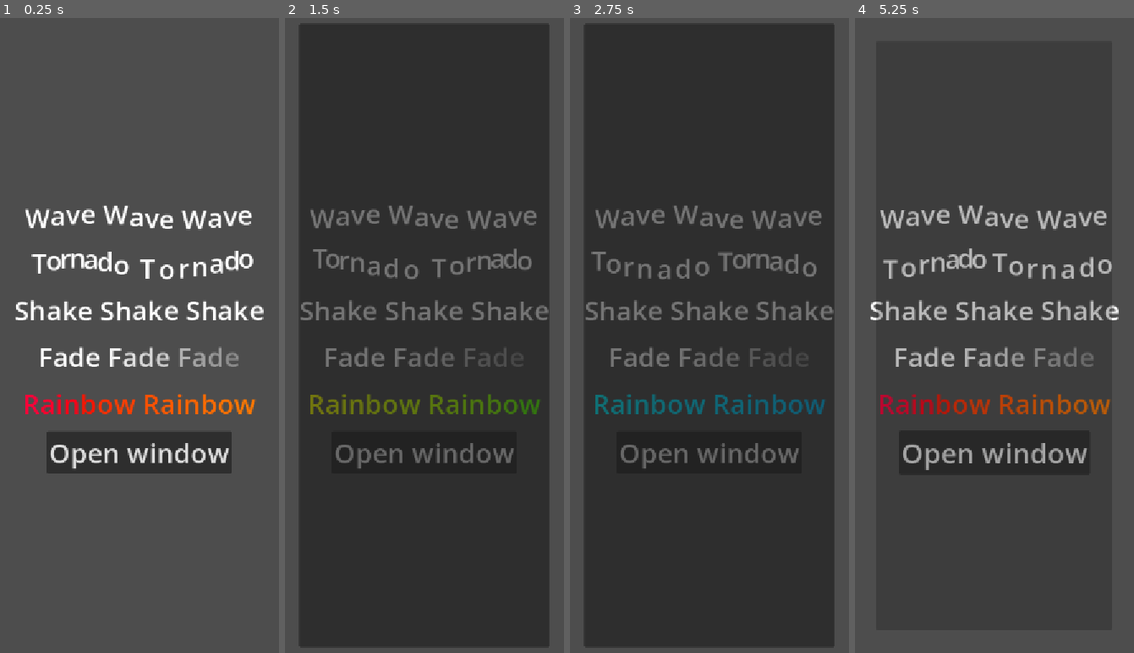
Above: before the commit, frames 1-4 (left to right).
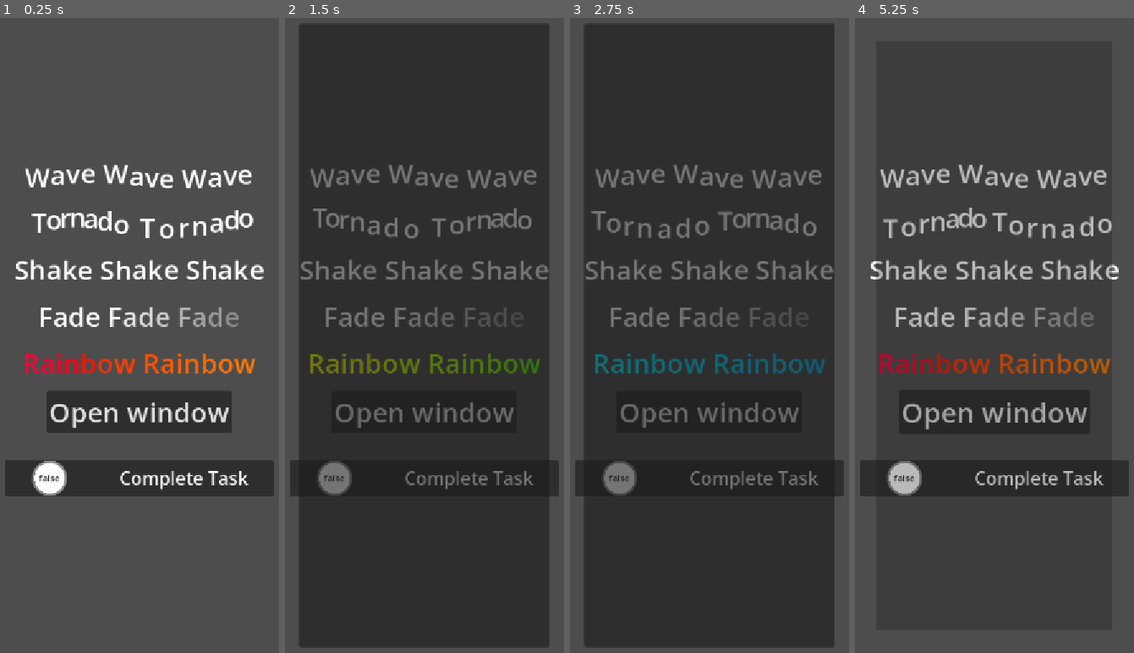
Above: after the commit, the same moments.

Repository: TimDev7/Godot-CoreTemplate
Game: Godot game, scene res://Template/UI/ui_test.tscn
Two runs of this game, one before a commit and one after it. Both use one fixed random seed, a clock stepped at 60 frames per second and the inputs below. This scene is started directly instead of the project's main scene.
Inputs (mouse positions are in pixels of both pictures, inside the frame that each line leads up to):
- Up to frame 1 (0.25 s): no input
- Up to frame 2 (1.5 s): click "Open window" at 0.5 s; click "Open window" (after the commit: "false") at 1.25 s
- Up to frame 3 (2.75 s): click "Open window" at 2 s
- Up to frame 4 (5.25 s): click "Open window" (after the commit: "false") at 2.75 s; click "Open window" at 3.5 s; click "Open window" (after the commit: "false") at 4.25 s; tap Enter at 5 s; move the mouse to (1061, 303) at 5.02 s; hold Shift from 5.03 s (still down); click (1061, 303) at 5.17 s

The runs differ from the first frame. In frame 1, 19% of the frame differs, in the area x 1-99%, y 23-76%; in frame 2, 9.8%; in frame 3, 9.8%; in frame 4, 12%.

Commit message:
feat(ui): create juicy ui nodes folder and juicy checkbox node

Diff:
--- a/Template/UI/rich_text_effects/wave_effect.gd
+++ /dev/null
@@ -1,4 +0,0 @@
-extends RichTextEffect
-
-
-var bbcode = "wave"
--- /dev/null
+++ b/Template/UI/scenes/juicy_checkbox.gd
@@ -0,0 +1,63 @@
+@tool
+extends MarginContainer
+class_name JuicyCheckbox
+
+## DO NOT INTERACT WITH CHILDREN.
+## USE PROPERTIES TO ACCESS WITH THEM FROM THIS CLASS INSTEAD
+
+@onready var label: Label = %Label
+@onready var h_box_container: HBoxContainer = %HBoxContainer
+@onready var button: TextureButton = %Button
+@onready var debug_label: Label = %DebugLabel
+
+@export var text:String:
+	set(value):
+		text = value
+		call_deferred("_update_ui")
+
+@export var font_size:int:
+	set(value):
+		font_size = value
+		call_deferred("_update_ui")
+
+
+@export var h_separation: int:
+	set(value):
+		h_separation = value
+		call_deferred("_update_ui")
+
+
+@export_category("Button")
+@export var disabled:bool:
+	set(value):
+		disabled = value
+		call_deferred("_update_ui")
+
+
+@export var button_pressed:bool:
+	set(value):
+		button_pressed = value
+		call_deferred("_update_ui")
+
+
+func _update_ui() -> void:
+	if not is_inside_tree(): return
+	if not label:
+		label = %Label
+	if not h_box_container:
+		h_box_container = %HBoxContainer
+	if not button:
+		button = %Button
+	if not debug_label:
+		debug_label = %DebugLabel
+	label.text = text
+	label.add_theme_font_size_override("font_size",font_size)
+	h_box_container.add_theme_constant_override("separation",h_separation)
+	button.disabled = disabled
+	debug_label.text = str(button_pressed)
+
+
+func _on_button_toggled(toggled_on: bool) -> void:
+	if button_pressed == toggled_on:
+		return
+	button_pressed = toggled_on
--- /dev/null
+++ b/Template/UI/scenes/juicy_checkbox.tscn
@@ -0,0 +1,69 @@
+[gd_scene format=3 uid="uid://byisttmte7h8w"]
+
+[ext_resource type="Script" uid="uid://ujvp75by55p1" path="res://Template/UI/scenes/juicy_checkbox.gd" id="1_v24pl"]
+[ext_resource type="PackedScene" uid="uid://cxlr8nmotfbdk" path="res://Template/UI/scenes/juicy_component.tscn" id="2_artvg"]
+
+[sub_resource type="Gradient" id="Gradient_ejhh4"]
+interpolation_mode = 1
+offsets = PackedFloat32Array(0, 0.86885244, 1)
+colors = PackedColorArray(1, 1, 1, 1, 1, 1, 1, 0.42745098, 1, 1, 1, 0)
+
+[sub_resource type="GradientTexture2D" id="GradientTexture2D_artvg"]
+gradient = SubResource("Gradient_ejhh4")
+fill = 1
+fill_from = Vector2(0.5, 0.5)
+fill_to = Vector2(0.8504273, 0.8504273)
+
+[node name="JuicyCheckBox" type="MarginContainer" unique_id=657693057]
+offset_right = 540.0
+offset_bottom = 64.0
+theme_override_constants/margin_left = 32
+theme_override_constants/margin_top = 32
+theme_override_constants/margin_right = 32
+theme_override_constants/margin_bottom = 32
+script = ExtResource("1_v24pl")
+text = "Complete Task"
+font_size = 32
+
+[node name="PanelContainer" type="PanelContainer" parent="." unique_id=511620944]
+layout_mode = 2
+
+[node name="HBoxContainer" type="HBoxContainer" parent="PanelContainer" unique_id=1785402360]
+unique_name_in_owner = true
+layout_mode = 2
+theme_override_constants/separation = 0
+alignment = 1
+
+[node name="Button" type="TextureButton" parent="PanelContainer/HBoxContainer" unique_id=2077620511]
+unique_name_in_owner = true
+layout_mode = 2
+size_flags_horizontal = 3
+size_flags_stretch_ratio = 0.5
+toggle_mode = true
+texture_normal = SubResource("GradientTexture2D_artvg")
+stretch_mode = 5
+
+[node name="JuicyComponent" parent="PanelContainer/HBoxContainer/Button" unique_id=437082904 instance=ExtResource("2_artvg")]
+
+[node name="DebugLabel" type="Label" parent="PanelContainer/HBoxContainer/Button" unique_id=1351479573]
+unique_name_in_owner = true
+layout_mode = 1
+anchors_preset = 15
+anchor_right = 1.0
+anchor_bottom = 1.0
+grow_horizontal = 2
+grow_vertical = 2
+theme_override_colors/font_color = Color(0, 0, 0, 1)
+text = "false"
+horizontal_alignment = 1
+vertical_alignment = 1
+
+[node name="Label" type="Label" parent="PanelContainer/HBoxContainer" unique_id=157502653]
+unique_name_in_owner = true
+layout_mode = 2
+size_flags_horizontal = 3
+theme_override_font_sizes/font_size = 32
+text = "Complete Task"
+horizontal_alignment = 1
+
+[connection signal="toggled" from="PanelContainer/HBoxContainer/Button" to="." method="_on_button_toggled"]
--- a/Template/UI/juicy_component.gd
+++ b/Template/UI/scenes/juicy_component.gd
@@ -7,11 +7,11 @@
 @export var anim_time:float = 0.1
 
 var tween:Tween
-var _button:Button
+var _button:BaseButton
 
 func _ready() -> void:
 	var parent = get_parent()
-	if parent is Button:
+	if parent is BaseButton:
 		_button = parent
 	_button.pivot_offset_ratio = Vector2(0.5,0.5)
 	_button.button_down.connect(_on_button_down)
--- a/Template/UI/juicy_component.tscn
+++ b/Template/UI/scenes/juicy_component.tscn
@@ -1,6 +1,6 @@
 [gd_scene format=3 uid="uid://cxlr8nmotfbdk"]
 
-[ext_resource type="Script" uid="uid://0m5vo1j1mv5l" path="res://Template/UI/juicy_component.gd" id="1_o4l6w"]
+[ext_resource type="Script" uid="uid://0m5vo1j1mv5l" path="res://Template/UI/scenes/juicy_component.gd" id="1_o4l6w"]
 
 [node name="JuicyComponent" type="Node" unique_id=437082904]
 script = ExtResource("1_o4l6w")
--- a/Template/UI/ui_test.tscn
+++ b/Template/UI/ui_test.tscn
@@ -3,7 +3,8 @@
 [ext_resource type="Theme" uid="uid://cpn5fmpmla1su" path="res://Assets/Themes/default.tres" id="1_wrubf"]
 [ext_resource type="Script" uid="uid://dhhqrq8hnlnig" path="res://Template/UI/ui_test.gd" id="2_db6u0"]
 [ext_resource type="PackedScene" uid="uid://dbxuyb5djs8as" path="res://Template/UI/game_window.tscn" id="2_icgfc"]
-[ext_resource type="PackedScene" uid="uid://cxlr8nmotfbdk" path="res://Template/UI/juicy_component.tscn" id="2_l745i"]
+[ext_resource type="PackedScene" uid="uid://cxlr8nmotfbdk" path="res://Template/UI/scenes/juicy_component.tscn" id="2_l745i"]
+[ext_resource type="PackedScene" uid="uid://byisttmte7h8w" path="res://Template/UI/scenes/juicy_checkbox.tscn" id="5_db6u0"]
 
 [node name="UiTest" type="Control" unique_id=1362653785]
 layout_mode = 3
@@ -80,4 +81,7 @@
 
 [node name="JuicyComponent" parent="VBoxContainer/Button" unique_id=437082904 instance=ExtResource("2_l745i")]
 
+[node name="JuicyCheckbox" parent="VBoxContainer" unique_id=201145097 instance=ExtResource("5_db6u0")]
+layout_mode = 2
+
 [connection signal="pressed" from="VBoxContainer/Button" to="." method="_on_button_pressed"]
Not shown, removed: Template/UI/rich_text_effects/wave_effect.gd.uid
Not shown, added: Template/UI/scenes/juicy_checkbox.gd.uid
Renamed: Template/UI/juicy_component.gd.uid -> Template/UI/scenes/juicy_component.gd.uid
